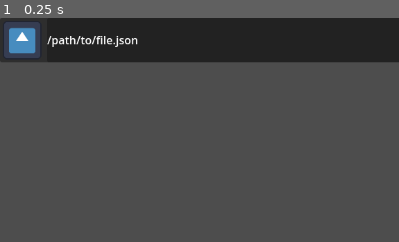
Above: before the commit, frame 1.
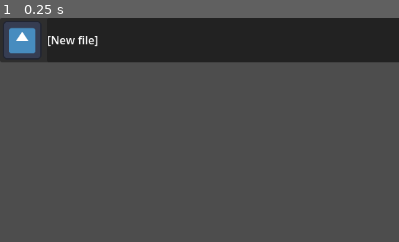
Above: after the commit, the same moment.

Repository: arthurgps2/nodoban
Game: Godot game, scene res://Charter/Charter.tscn
Two runs of this game, one before a commit and one after it. Both use one fixed random seed, a clock stepped at 60 frames per second and the inputs below. The engine's default icon, where the game draws it, is replaced by a stand-in: a white triangle on a blue panel in a dark square.
Inputs:
- Up to frame 1 (0.25 s): no input
The pictures show only the part of the screen within x 0-50%, y 0-50%; the shares and areas given below are measured in that part.

The runs differ from the first frame. In frame 1, 0.6% of the frame differs, in the area x 11-35%, y 8-13%.

Commit message:
Setting file path on save/load

Diff:
--- a/ChartInfo.gd
+++ b/ChartInfo.gd
@@ -35,6 +35,9 @@
 	file.store_line(chart_json)
 	file.close()
 
+	# Set file path text
+	ui.get_node("%FilePath").text = path
+
 # Load JSON file
 func load_from_file(path : String) -> void:
 	# Load JSON file
@@ -68,6 +71,9 @@
 	for link in chart.links:
 		var charter_link = node_view.add_new_link()
 		charter_link.set_link_info(link)
+
+	# Done, now just set the file path text
+	ui.get_node("%FilePath").text = path
 
 # Node types
 func add_node_type(node_type : CharterNodeTypeMenu) -> void:
--- a/Charter/Charter.tscn
+++ b/Charter/Charter.tscn
@@ -13,6 +13,7 @@
 grow_vertical = 2
 
 [node name="UI" type="Control" parent="."]
+z_index = 1
 layout_mode = 1
 anchors_preset = 15
 anchor_right = 1.0
@@ -52,10 +53,11 @@
 layout_mode = 2
 size_flags_vertical = 4
 
-[node name="RichTextLabel" type="RichTextLabel" parent="UI/PanelContainer/HBoxContainer/VBoxContainer/VBoxContainer"]
+[node name="FilePath" type="RichTextLabel" parent="UI/PanelContainer/HBoxContainer/VBoxContainer/VBoxContainer"]
+unique_name_in_owner = true
 layout_mode = 2
 size_flags_vertical = 3
-text = "/path/to/file.json"
+text = "[New file]"
 fit_content = true
 
 [node name="FileDialog" type="FileDialog" parent="UI"]
@@ -67,7 +69,7 @@
 [node name="NodeTypes" type="Window" parent="UI"]
 title = "Node types"
 position = Vector2i(64, 64)
-size = Vector2i(300, 200)
+size = Vector2i(600, 400)
 visible = false
 min_size = Vector2i(300, 200)
 
